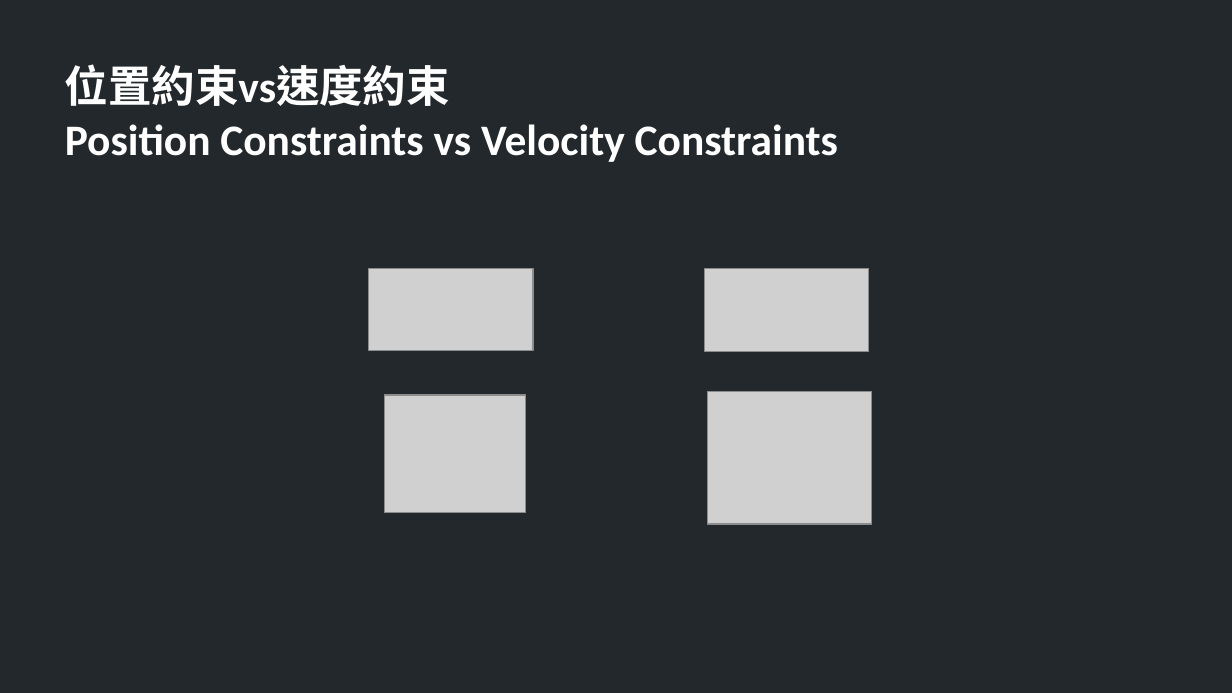
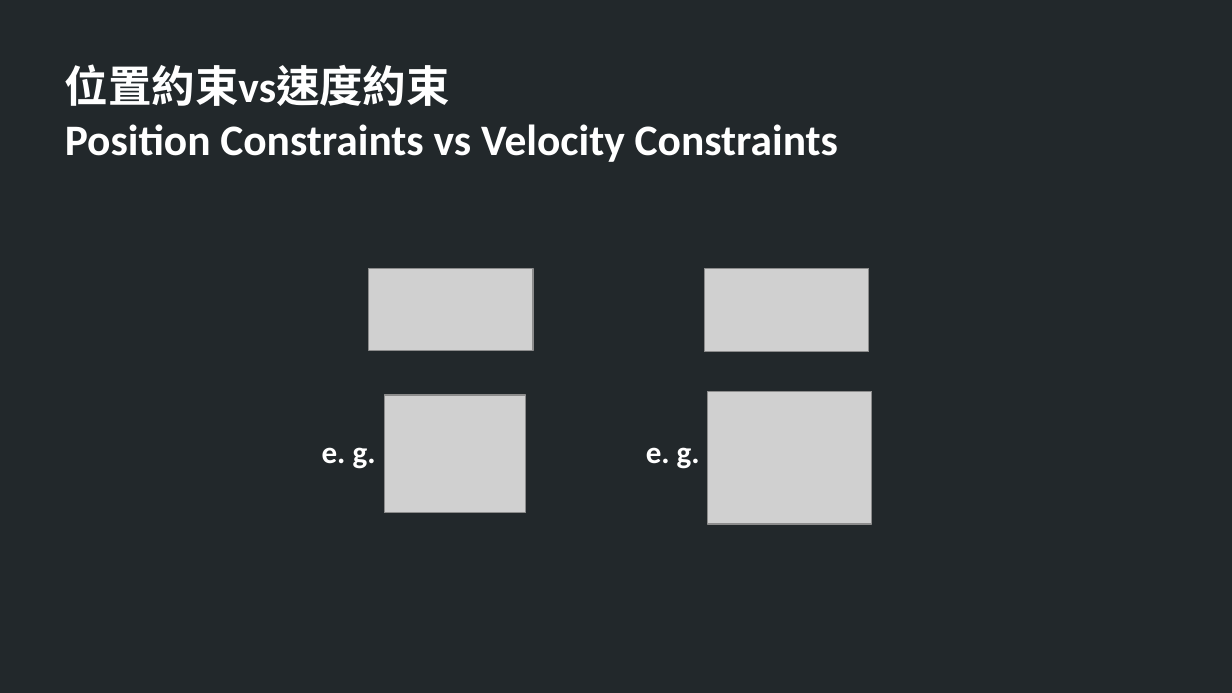
Before and after one commit to TheAllenChou/unity-physics-constraints, a slide deck: slide 5 of slides/physics constraints in games.odp. Drawn at 1232x693 pixels with LibreOffice and Linux fonts; fonts in the diff are those of the drawing; grey boxes stand for pictures. Boxes give left, top, right and bottom in pixels: in the first picture for what was removed or moved away, otherwise in the second. Text is boxed around its words. In the diff, an @@ line names an element or a change of style, - is before the commit and + after.

```diff
--- a/slides/physics constraints in games.odp
+++ b/slides/physics constraints in games.odp
@@ text added at box(322, 447, 376, 469), 20 pt, text #FFFFFF, bold @@
+e. g.
@@ text added at box(646, 447, 700, 469), 20 pt, text #FFFFFF, bold @@
+e. g.
```
Also in this commit, not shown: 8 other slides changed, 4 slides added, 10 other files.
